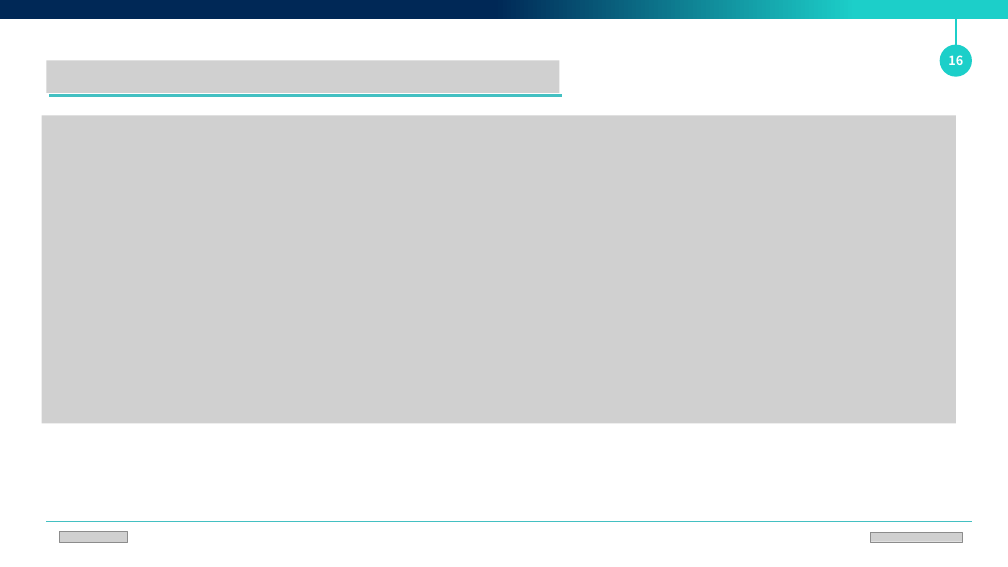
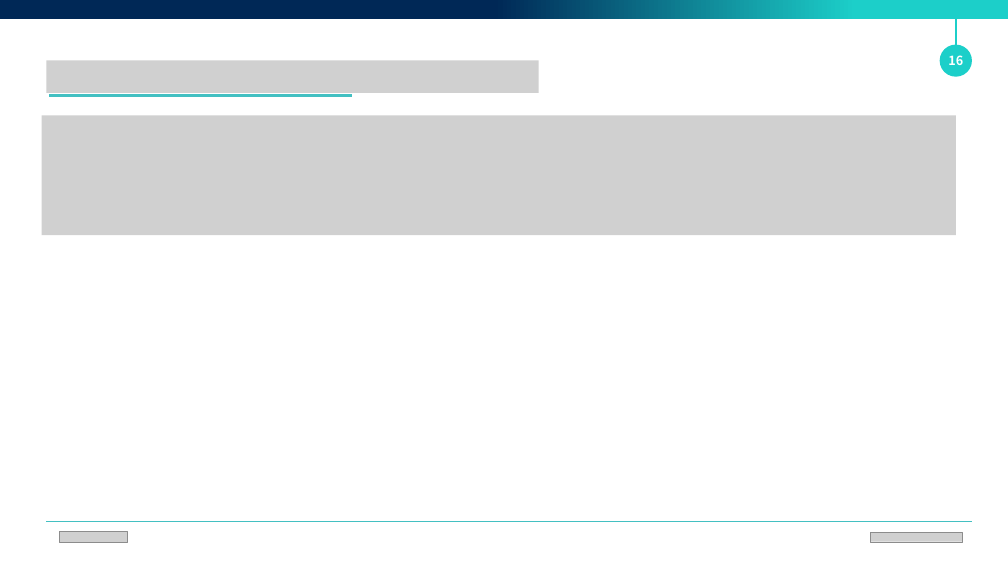
Before and after one commit to Nakkwan/Nakkwan.github.io, a slide deck: slide 16 of ppt/DDPM.pptx (slide 18 before the commit). Drawn at 1008x567 pixels with LibreOffice and Linux fonts; fonts in the diff are those of the drawing; grey boxes stand for pictures. Boxes give left, top, right and bottom in pixels: in the first picture for what was removed or moved away, otherwise in the second. Text is boxed around its words. In the diff, an @@ line names an element or a change of style, - is before the commit and + after.

```diff
--- a/ppt/DDPM.pptx
+++ b/ppt/DDPM.pptx
@@ picture: place and size @@
-picture at bbox=[46, 60, 559, 93]
+picture at bbox=[46, 60, 539, 93]
@@ picture: place and size @@
-picture at bbox=[42, 115, 956, 423]
+picture at bbox=[42, 115, 956, 235]
@@ line moved from (49, 95) - (562, 95) to (49, 95) - (352, 95) @@
```
Also in this commit, not shown: 12 other slides changed, 1 slide added, 1 slide removed, 2 other files.
